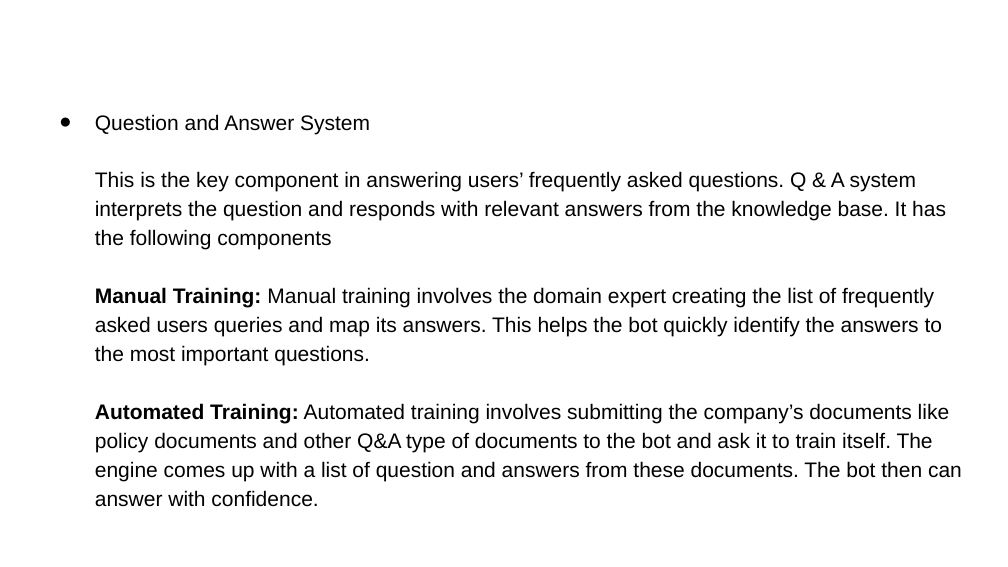
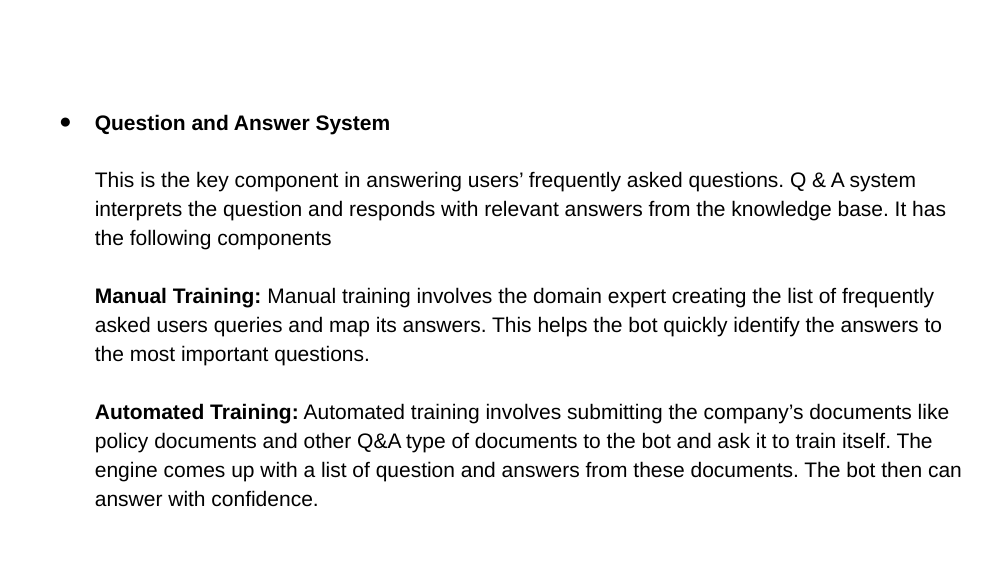
Before and after one commit to saurabhjojare/Chatbot-Response-System, a slide deck: slide 9 of Chatbot Response System.pptx. Drawn at 1008x567 pixels with LibreOffice and Linux fonts; fonts in the diff are those of the drawing. Boxes give left, top, right and bottom in pixels: in the first picture for what was removed or moved away, otherwise in the second. Text is boxed around its words. In the diff, an @@ line names an element or a change of style, - is before the commit and + after.

```diff
--- a/Chatbot Response System.pptx
+++ b/Chatbot Response System.pptx
@@ text at bbox=[95, 114, 391, 134]: bold on in "Question and Answer System" @@
```
Also in this commit, not shown: 7 other slides changed.
